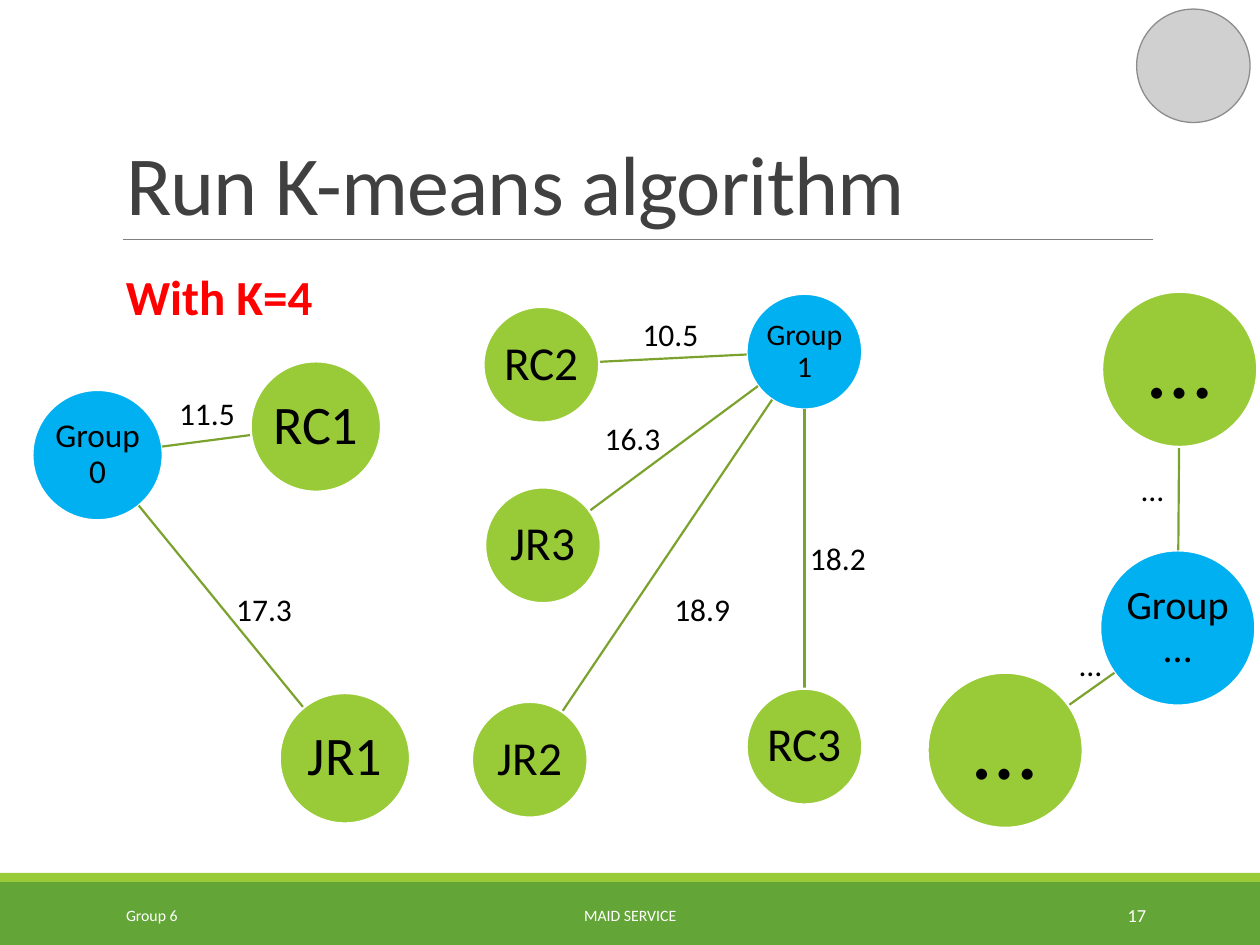
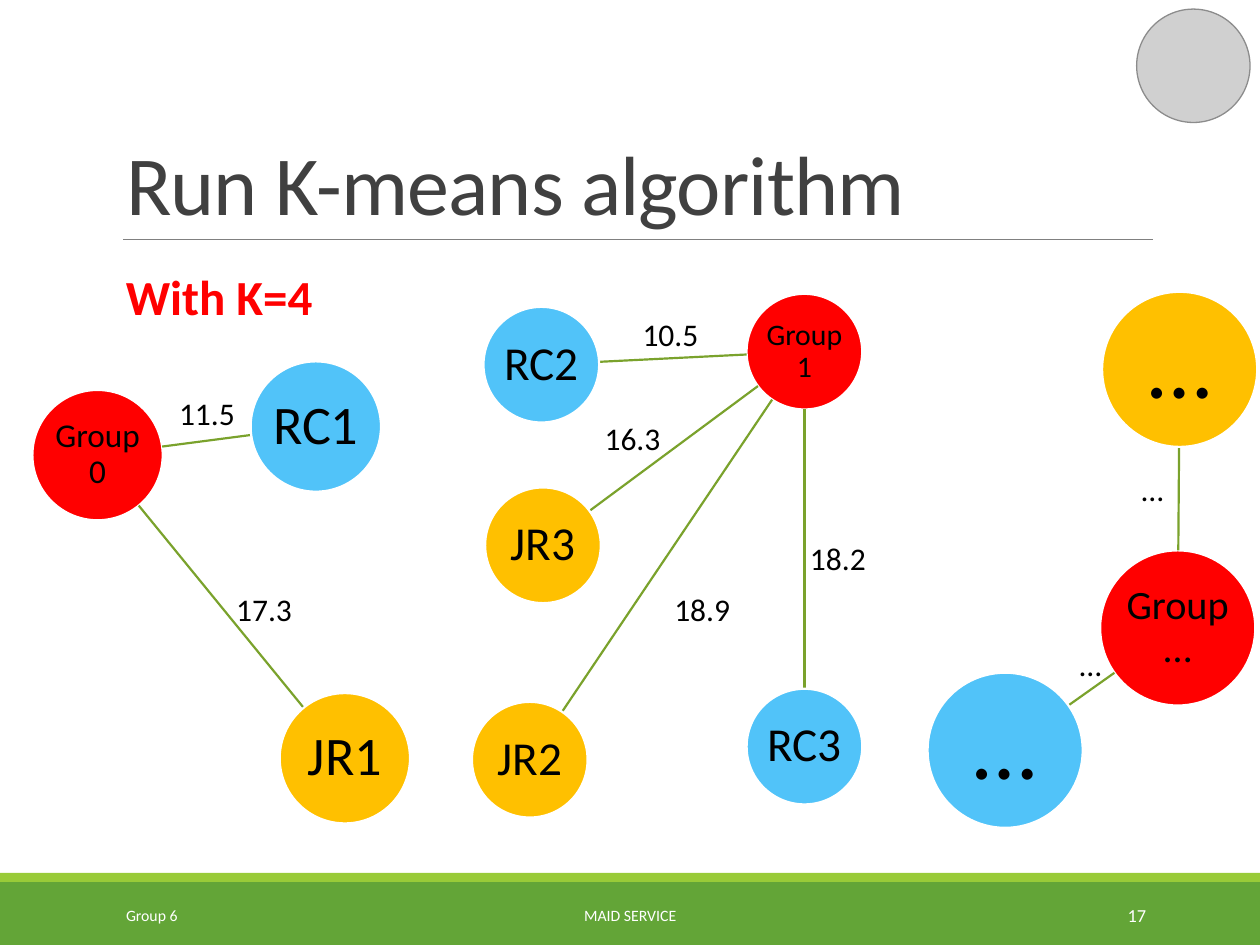
Before and after one commit to TuanBT/ms-website, a slide deck: slide 17 of Presentation/MS_Slide.pptx. Drawn at 1260x945 pixels with LibreOffice and Linux fonts; fonts in the diff are those of the drawing; grey boxes stand for pictures. Boxes give left, top, right and bottom in pixels: in the first picture for what was removed or moved away, otherwise in the second. Text is boxed around its words. In the diff, an @@ line names an element or a change of style, - is before the commit and + after.

```diff
--- a/Presentation/MS_Slide.pptx
+++ b/Presentation/MS_Slide.pptx
@@ fill #99CB38 to #FFC000 in 4 elements at (280, 693, 410, 823), (485, 488, 601, 604), (472, 702, 588, 818), (1102, 292, 1257, 447) @@
@@ fill #00B0F0 to #FF0000 in 3 elements at (33, 389, 163, 519), (747, 294, 863, 410), (1100, 551, 1255, 706) @@
@@ fill #99CB38 to #51C3F9 in 4 elements at (251, 362, 381, 491), (484, 307, 600, 423), (747, 689, 863, 805), (927, 673, 1082, 828) @@
```
Also in this commit, not shown: 10 other slides changed.
